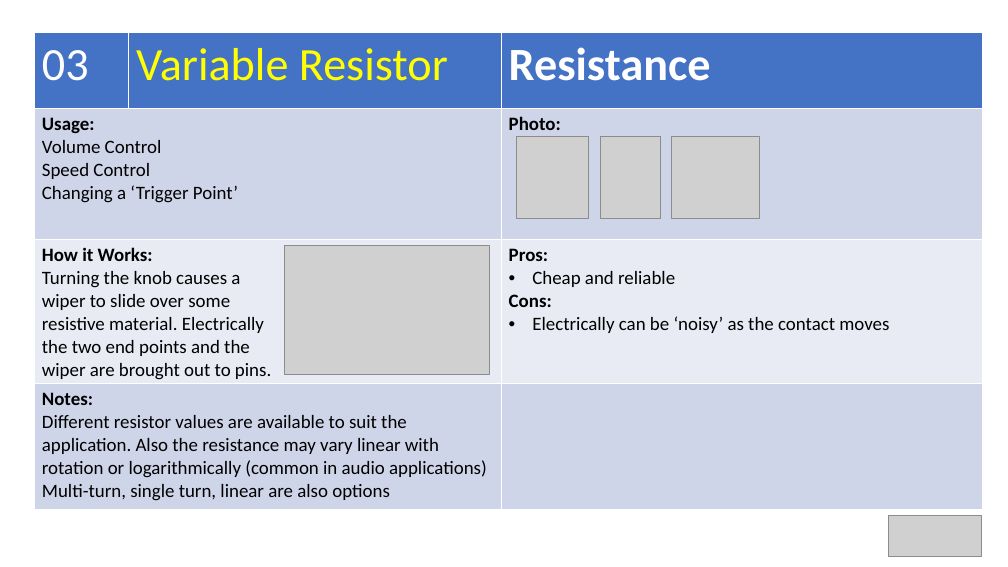
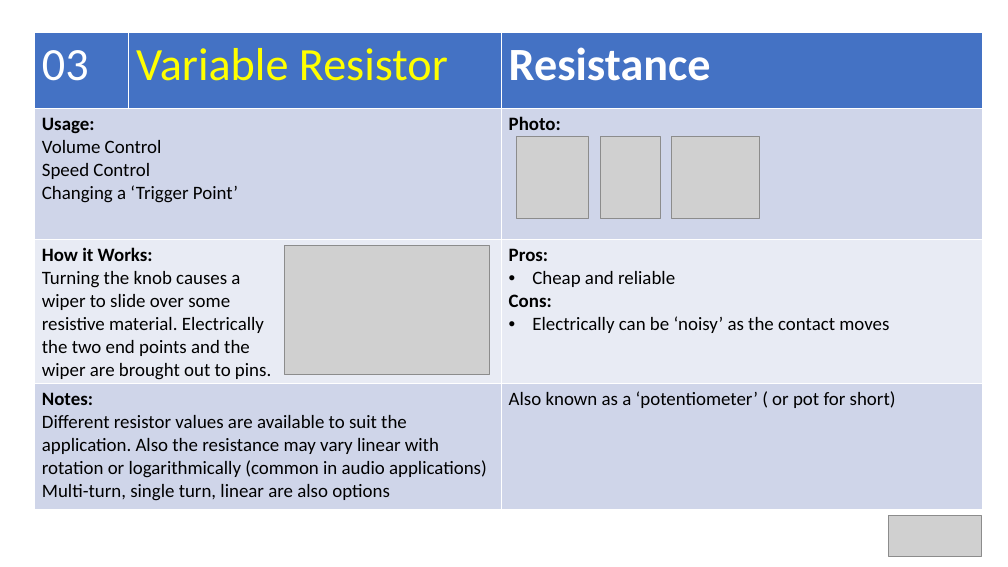
Before and after one commit to Alan-Lomax/MERG-SIG-Presentations, a slide deck: slide 16 of Arduino IO Compendium.pptx. Drawn at 1008x567 pixels with LibreOffice and Linux fonts; fonts in the diff are those of the drawing; grey boxes stand for pictures. Boxes give left, top, right and bottom in pixels: in the first picture for what was removed or moved away, otherwise in the second. Text is boxed around its words. In the diff, an @@ line names an element or a change of style, - is before the commit and + after.

```diff
--- a/Arduino IO Compendium.pptx
+++ b/Arduino IO Compendium.pptx
@@ table at (34,33,982,510) @@
-row 4, column 3: 
+row 4, column 3: Also known as a ‘potentiometer’ ( or pot for short)
```
Also in this commit, not shown: 4 other slides changed.
